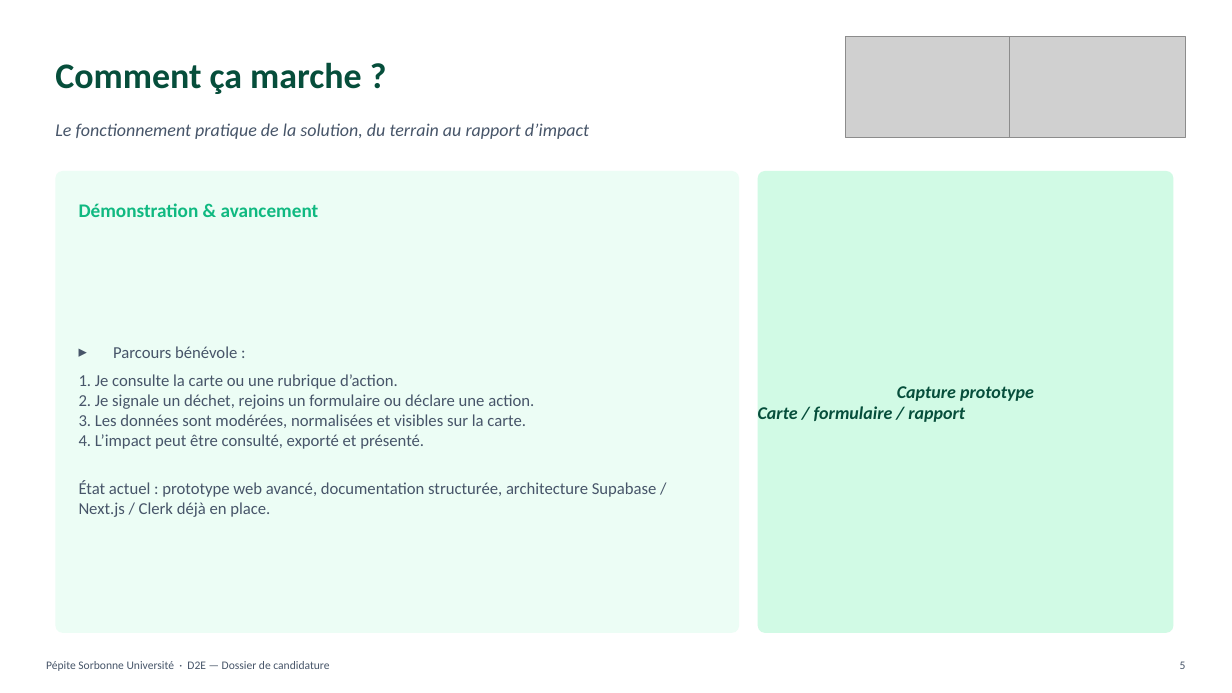
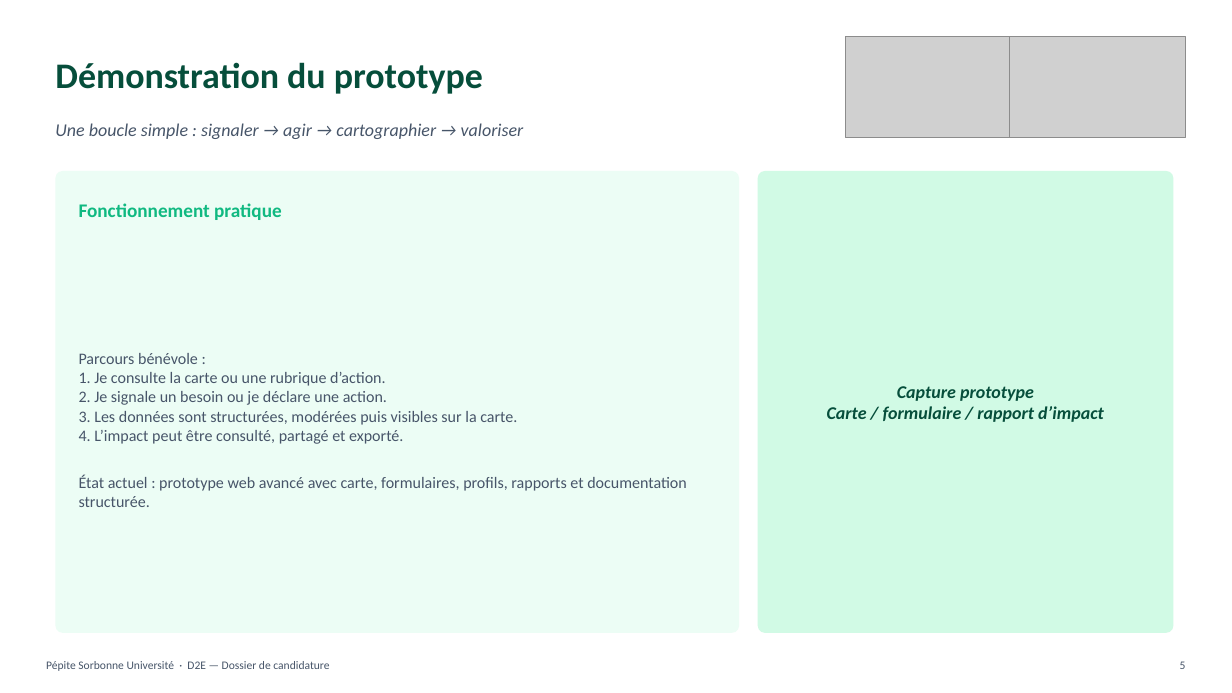
Before and after one commit to maxd4/CleanmyMap, a slide deck: slide 5 of documentation/pepite/oral-jury-6'-SNEE.pptx. Drawn at 1232x693 pixels with LibreOffice and Linux fonts; fonts in the diff are those of the drawing; grey boxes stand for pictures. Boxes give left, top, right and bottom in pixels: in the first picture for what was removed or moved away, otherwise in the second. Text is boxed around its words. In the diff, an @@ line names an element or a change of style, - is before the commit and + after.

```diff
--- a/documentation/pepite/oral-jury-6'-SNEE.pptx
+++ b/documentation/pepite/oral-jury-6'-SNEE.pptx
@@ text at box(55, 62, 483, 94): text changed @@
-Comment ça marche ?
+Démonstration du prototype
@@ text at box(55, 123, 524, 139): text changed @@
-Le fonctionnement pratique de la solution, du terrain au rapport d’impact
+Une boucle simple : signaler → agir → cartographier → valoriser
@@ text at box(79, 203, 282, 220): text changed @@
-Démonstration & avancement
+Fonctionnement pratique
@@ text at box(79, 353, 386, 386): size 13 to 12.5 pt in "Parcours bénévole :", "1. Je consulte la carte ou une ..."; bullet ▸ to none; less space between paragraphs @@
@@ text at box(79, 391, 687, 507): text changed; size 13 to 12.5 pt @@
-2. Je signale un déchet, rejoins un formulaire ou déclare une action.
-3. Les données sont modérées, normalisées et visibles sur la carte.
-4. L’impact peut être consulté, exporté et présenté.
-État actuel : prototype web avancé, documentation structurée, architecture Supabase / Next.js / Clerk déjà en place.
+2. Je signale un besoin ou je déclare une action.
+3. Les données sont structurées, modérées puis visibles sur la carte.
+4. L’impact peut être consulté, partagé et exporté.
+État actuel : prototype web avancé avec carte, formulaires, profils, rapports et documentation structurée.
@@ text at box(827, 406, 1104, 422): text changed @@
-Carte / formulaire / rapport
+Carte / formulaire / rapport d’impact
```
Also in this commit, not shown: 7 other slides changed.
